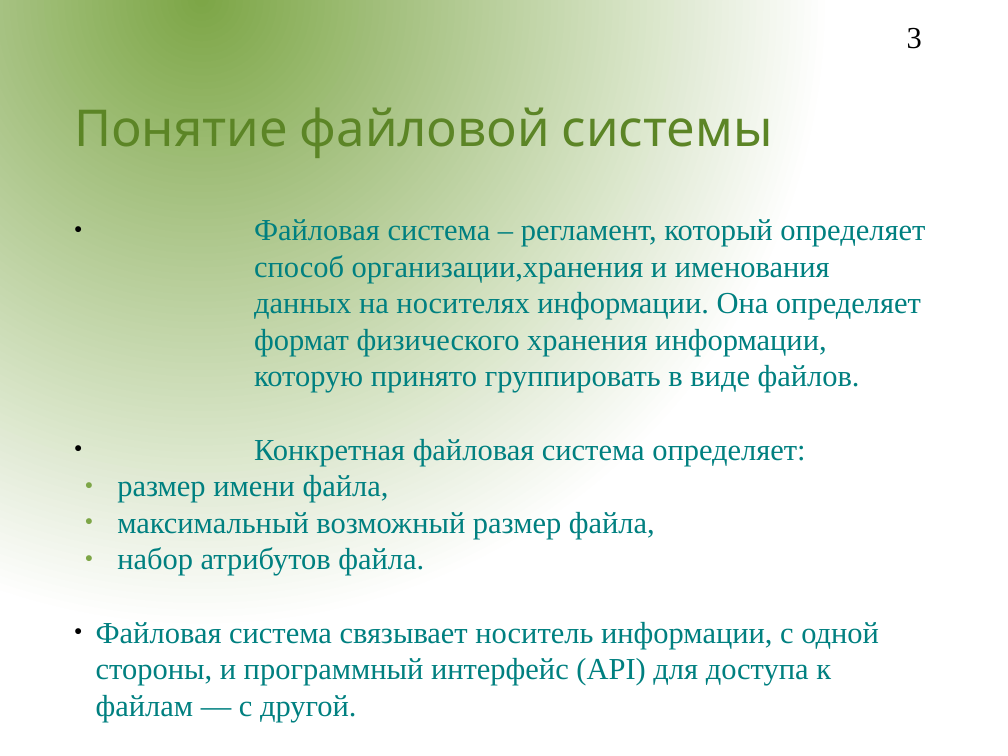
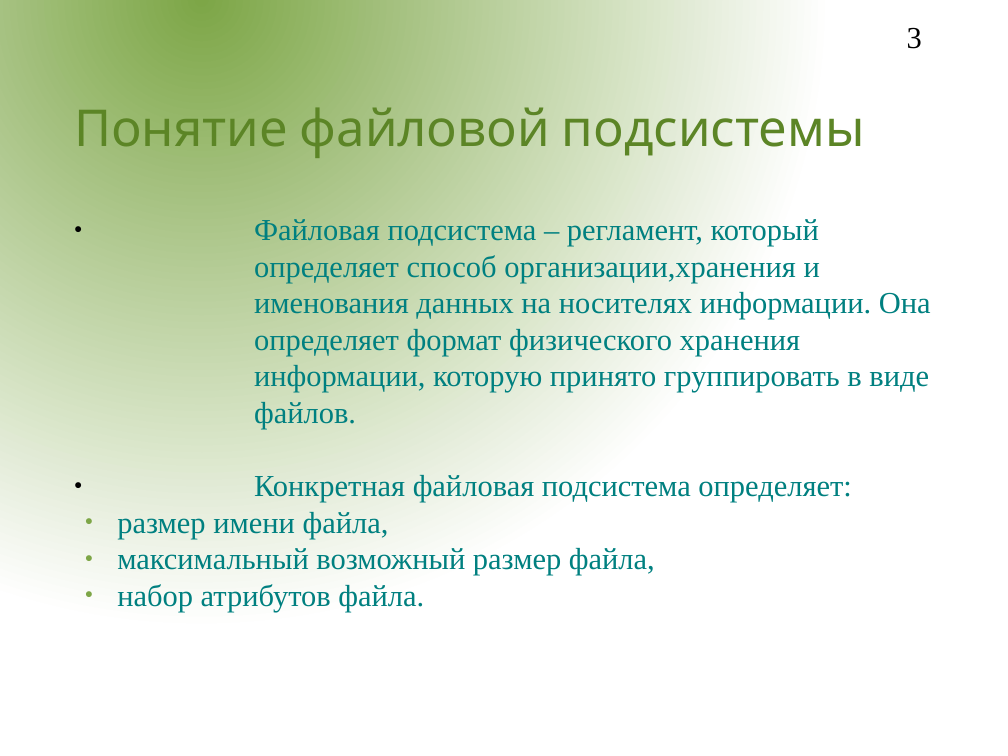
Before and after one commit to aeremenok/a-team-777, a slide deck: slide 3 of 9/st/presentations/file_sybsystem/fs.odp. Drawn at 1008x756 pixels with LibreOffice and Linux fonts; fonts in the diff are those of the drawing; background and template pictures are left out. Boxes give left, top, right and bottom in pixels: in the first picture for what was removed or moved away, otherwise in the second. Text is boxed around its words. In the diff, an @@ line names an element or a change of style, - is before the commit and + after.

```diff
--- a/9/st/presentations/file_sybsystem/fs.odp
+++ b/9/st/presentations/file_sybsystem/fs.odp
@@ title at (x1=74, y1=107, x2=865, y2=159): text changed @@
-Понятие файловой системы
+Понятие файловой подсистемы
@@ subtitle at (x1=254, y1=219, x2=931, y2=503): text changed @@
-● Файловая система – регламент, который определяет способ организации,хранения и именования данных на носителях информации. Она определяет формат физического хранения информации, которую принято группировать в виде файлов.
-● Конкретная файловая сиcтема определяет:
+● Файловая подсистема – регламент, который определяет способ организации,хранения и именования данных на носителях информации. Она определяет формат физического хранения информации, которую принято группировать в виде файлов.
+● Конкретная файловая подсиcтема определяет:
@@ subtitle at (x1=96, y1=622, x2=879, y2=722): paragraph removed @@
-● Файловая система связывает носитель информации, с одной стороны, и программный интерфейс (API) для доступа к файлам — с другой.
```
Also in this commit, not shown: 3 other slides changed, 1 slide added.
